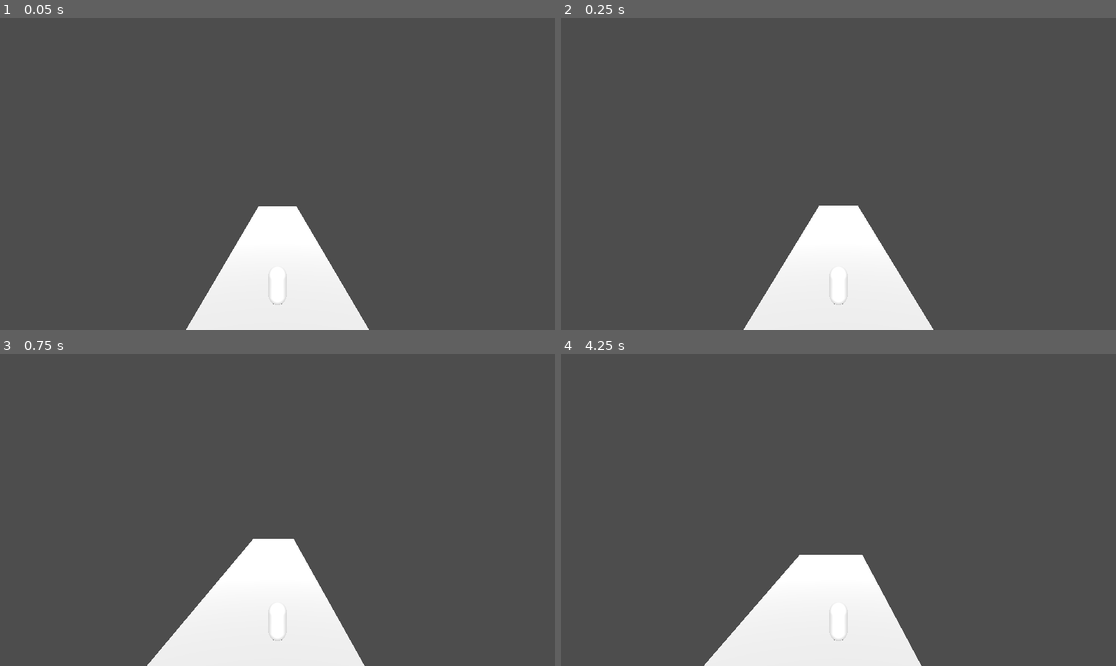
Above: before the commit, frames 1-4 (two rows, left to right).
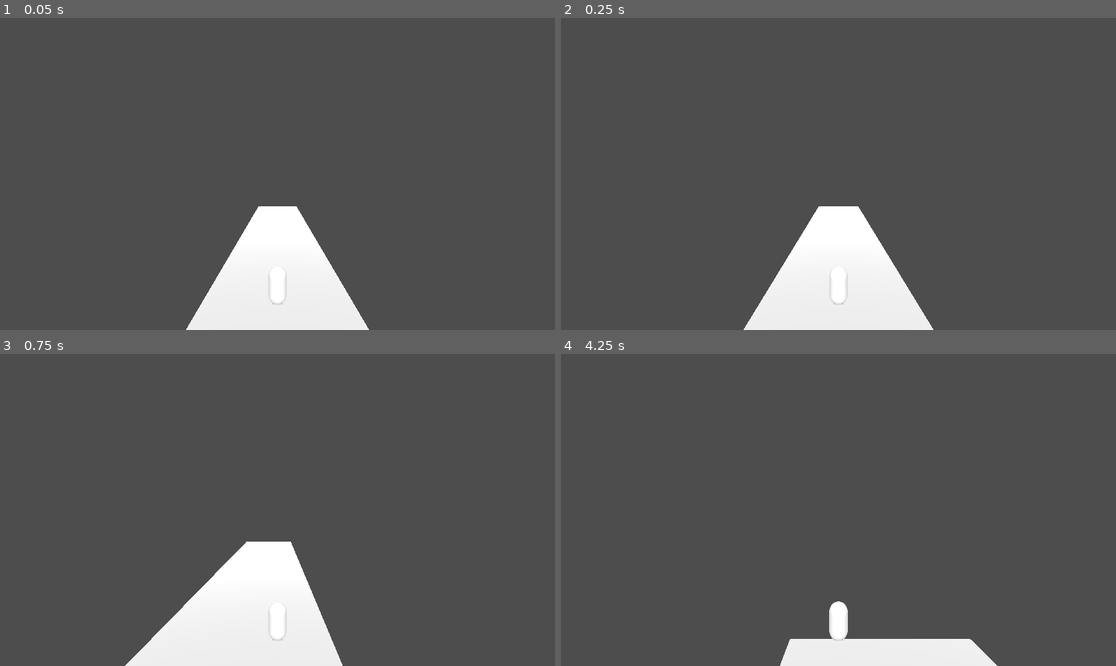
Above: after the commit, the same moments.

Repository: XiniDev/AutoScroller
Game: Godot game, scene res://level.tscn
The game is run twice, just before and just after one commit, with the same random seed, the same clock (stepped at 60 frames per second) and the same inputs.
Inputs:
- Up to frame 1 (0.05 s): no input
- Up to frame 2 (0.25 s): no input
- Up to frame 3 (0.75 s): hold D (move_right) from 0.53 s (still down)
- Up to frame 4 (4.25 s): tap Space (jump) at 0.77, 1.52, 3.02, 3.77 s; release D (move_right) at 1.28 s; hold A (move_left) 1.28-2.03 s; hold D (move_right) 2.03-3.53 s; hold A (move_left) from 3.53 s (still down)

Frame 1 is identical in both runs. In frame 2, less than 0.1% of the frame differs, in the area x 44-56%, y 60-68%; in frame 3, 2.0%; in frame 4, 7.7%, in the area x 25-79%, y 64-100%.

Commit message:
Added End State
End state added when character falls off map. Will be changed later on but good basis to stop endless falling for now and gives idea of how we can changer level/scene. Maybe add a new button in the future to retry level.

Diff:
--- /dev/null
+++ b/end_state.tscn
@@ -0,0 +1,36 @@
+[gd_scene load_steps=2 format=3 uid="uid://d28owk1rmo2o1"]
+
+[sub_resource type="LabelSettings" id="LabelSettings_mhtdc"]
+font_size = 200
+
+[node name="EndState" type="Node2D"]
+
+[node name="ColorRect" type="ColorRect" parent="."]
+offset_right = 1150.0
+offset_bottom = 647.0
+
+[node name="Label" type="Label" parent="ColorRect"]
+modulate = Color(1, 0, 0, 1)
+layout_mode = 0
+offset_left = 92.0
+offset_top = 194.0
+offset_right = 1089.0
+offset_bottom = 467.0
+text = "YOU DIED!"
+label_settings = SubResource("LabelSettings_mhtdc")
+uppercase = true
+
+[node name="ColorRect" type="ColorRect" parent="ColorRect"]
+offset_right = 1150.0
+offset_bottom = 647.0
+
+[node name="Label" type="Label" parent="ColorRect/ColorRect"]
+modulate = Color(1, 0, 0, 1)
+layout_mode = 0
+offset_left = 92.0
+offset_top = 194.0
+offset_right = 1089.0
+offset_bottom = 467.0
+text = "YOU DIED!"
+label_settings = SubResource("LabelSettings_mhtdc")
+uppercase = true
--- a/player.gd
+++ b/player.gd
@@ -1,9 +1,9 @@
 extends CharacterBody3D
 
 
-const SPEED = 5.0
+const SPEED = 10.0
 const JUMP_VELOCITY = 4.5
-
+const death_height = -5
 # Get the gravity from the project settings to be synced with RigidBody nodes.
 var gravity = ProjectSettings.get_setting("physics/3d/default_gravity")
 
@@ -28,3 +28,11 @@
 	# Move automatically towards the end goal
 	velocity.z = SPEED
 	move_and_slide()
+
+
+func _process(delta):
+	# Potential death screen? Deffo edit this but the logic works
+	# Add a button to change scene back
+	if position.y < death_height:
+		# End the game
+		get_tree().change_scene_to_file("res://end_state.tscn")
